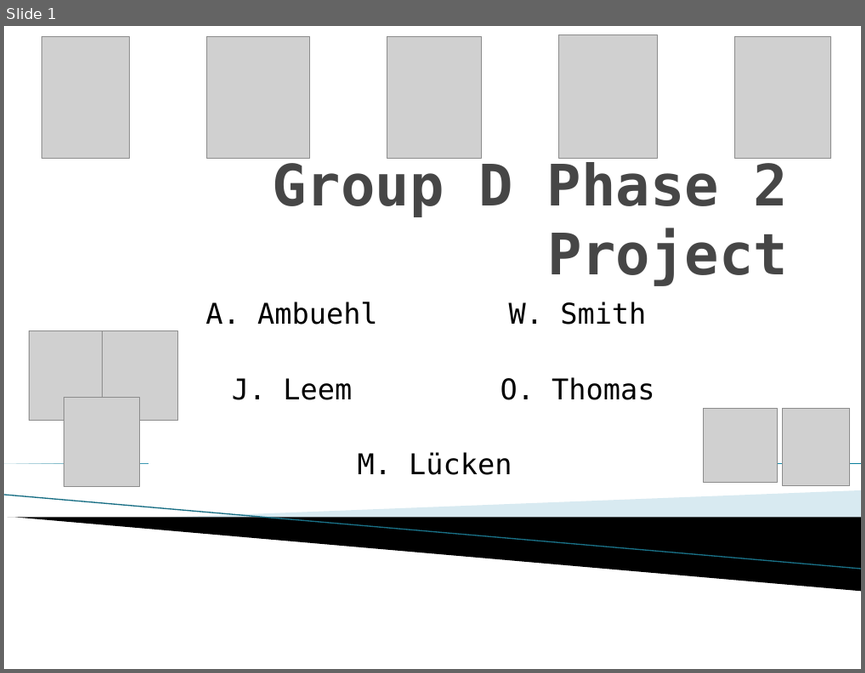
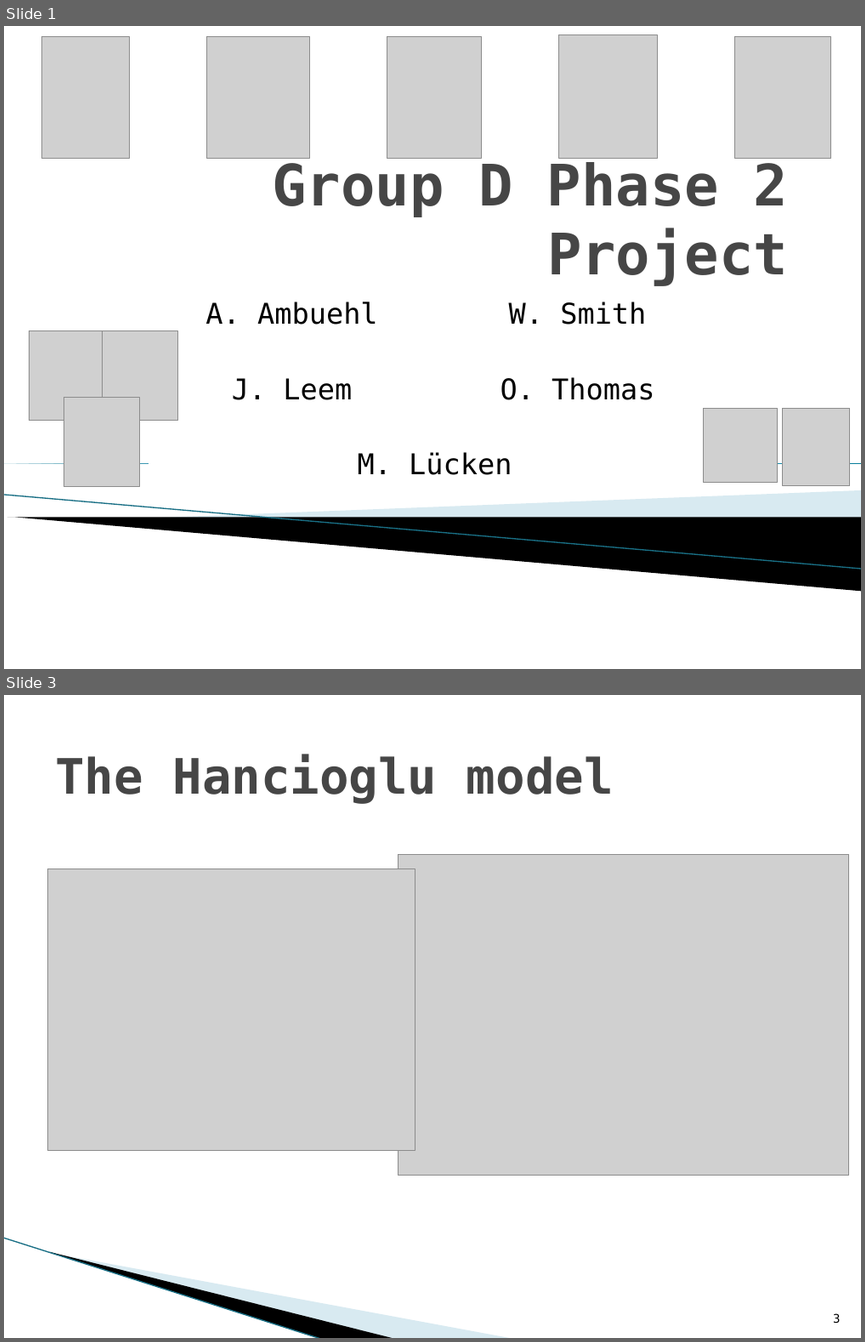
Before and after one commit to jleem10/GroupD_Phase2, a slide deck: Presentation.pptx. Shown one above the other, each under a label of ours: slide 1 before the commit, slides 1 and 3 after it; the slides between them are not shown. The pictures are 865x673 and 865x1342 pixels, drawn with LibreOffice and Linux fonts; fonts in the diff are those of the drawing; grey boxes stand for pictures; background and template pictures are left out. Boxes give left, top, right and bottom in pixels: in the first picture for what was removed or moved away, otherwise in the second. Text is boxed around its words. In the diff, an @@ line names an element or a change of style, - is before the commit and + after.

```diff
--- a/Presentation.pptx
+++ b/Presentation.pptx
@@ slide 3 added at bbox=[4, 695, 861, 1338], background #FFFFFF @@
@@ title added at bbox=[55, 754, 613, 804], 41 pt, text #464646, bold @@
+The Hancioglu model
@@ picture added at bbox=[47, 869, 415, 1150] @@
@@ picture added at bbox=[398, 854, 849, 1174] @@
@@ line added from (4, 1237) to (322, 1338), #97C5D8 0.95 pt @@
@@ freeform shape added at bbox=[49, 1251, 396, 1338], fill #000000 @@
@@ freeform shape added at bbox=[51, 1252, 514, 1338], fill #A0CBDC at 40% opacity @@
@@ page number added at bbox=[833, 1313, 840, 1323], 10 pt, text #000000 @@
+3
```
Also in this commit, not shown: 11 other slides added, 1 slide removed.
